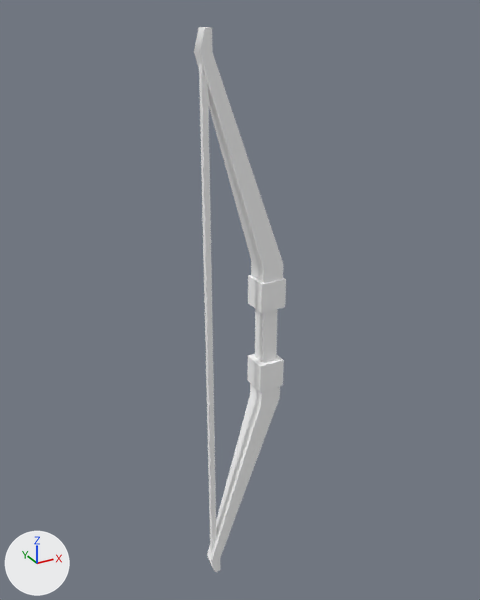
The glTF model assets/synty/simple_fantasy/models/SF_Wep_Elven_Bow_01.glb as it was, and as the next commit left it.
Before and after are seen from a 50 mm camera at (-0.0141, -0.0255, 0.0289) aimed at (0.0003, 0.0007, 0.0158). The lights are fixed; the arrows at lower left show +X, +Y and +Z.

In view in the first picture: 'SF_Wep_Elven_Bow_01'.
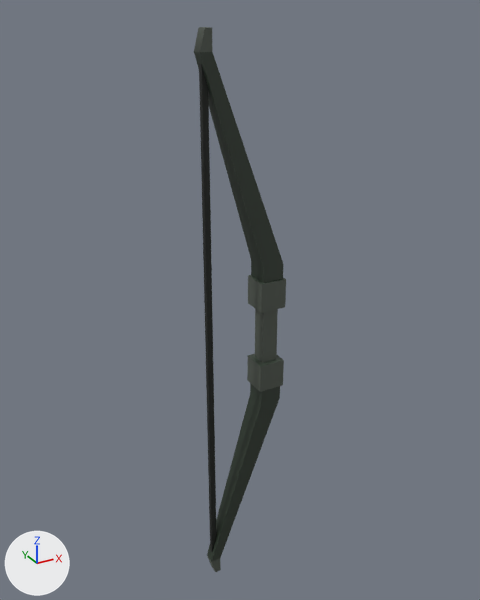
Scene script edits in JSON lines:
```json
{"op": "add", "block": "img_undead_footman_01", "code": ["img_undead_footman_01 = load_image('Undead_Footman_01', '_unpacked/Undead_Footman_01', 512, 512, 'sRGB')"]}
{"op": "remove", "block": "mat_lambert1", "code": "mat_lambert1.base_color = (1.0, 1.0, 1.0)  # white #ffffff"}
{"op": "add", "block": "mat_lambert1", "code": "mat_lambert1.texture = img_undead_footman_01"}
```

Where the change shows, as pixel boxes [x1, y1, x2, y2] in the pictures (480 x 600 px):
```json
{"object": "SF_Wep_Elven_Bow_01", "change": "surface changed", "before": [194, 27, 286, 572], "after": [194, 27, 286, 572], "on screen": "grey to black"}
```
